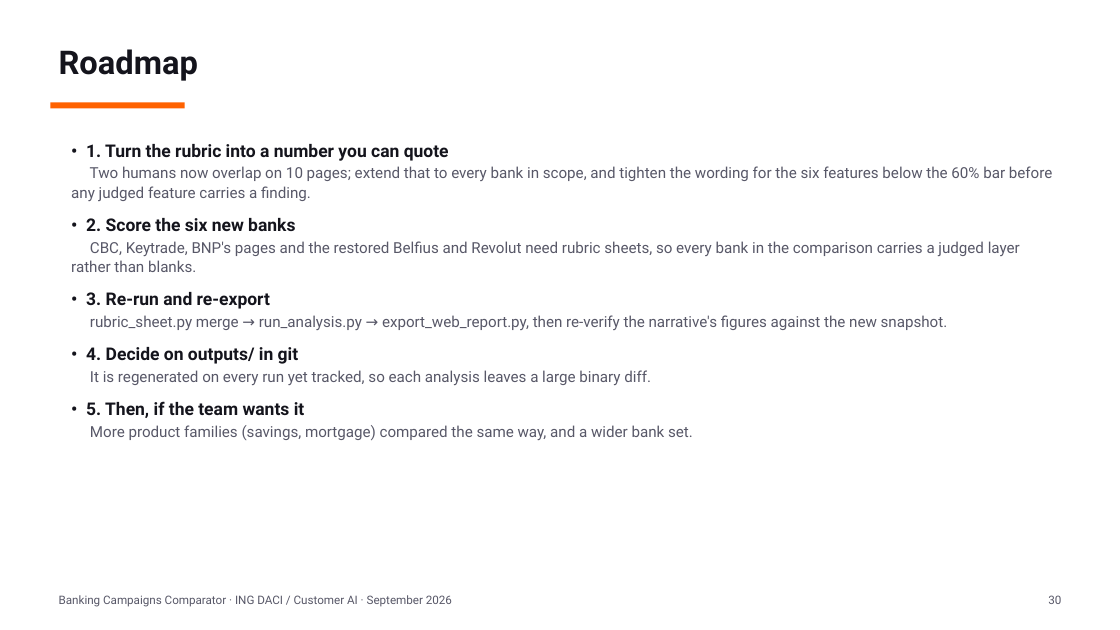
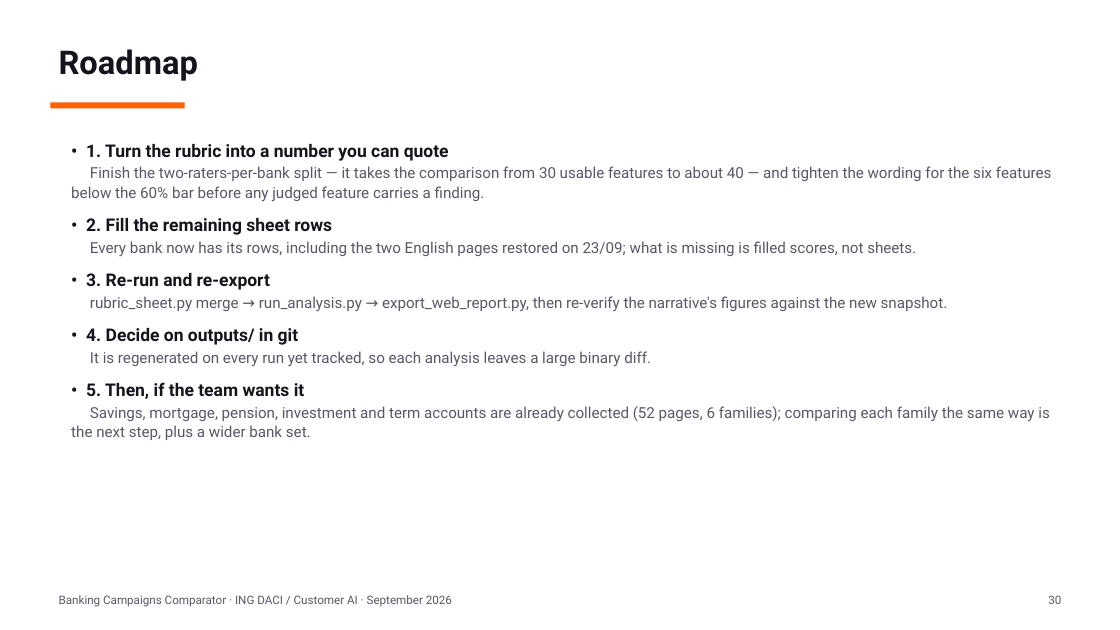
Before and after one commit to Siegried81/ing-usecase, a slide deck: slide 30 of docs/Banking_Campaigns_Comparator.pptx. Drawn at 1120x630 pixels with LibreOffice and Linux fonts; fonts in the diff are those of the drawing. Boxes give left, top, right and bottom in pixels: in the first picture for what was removed or moved away, otherwise in the second. Text is boxed around its words. In the diff, an @@ line names an element or a change of style, - is before the commit and + after.

```diff
--- a/docs/Banking_Campaigns_Comparator.pptx
+++ b/docs/Banking_Campaigns_Comparator.pptx
@@ text at [71,166,1051,256]: text changed @@
-Two humans now overlap on 10 pages; extend that to every bank in scope, and tighten the wording for the six features below the 60% bar before any judged feature carries a finding.
-• 2. Score the six new banks
-CBC, Keytrade, BNP's pages and the restored Belfius and Revolut need rubric sheets, so every bank in the comparison carries a judged layer rather than blanks.
+Finish the two-raters-per-bank split — it takes the comparison from 30 usable features to about 40 — and tighten the wording for the six features below the 60% bar before any judged feature carries a finding.
+• 2. Fill the remaining sheet rows
+Every bank now has its rows, including the two English pages restored on 23/09; what is missing is filled scores, not sheets.
@@ text at [71,406,1050,440]: text changed @@
-More product families (savings, mortgage) compared the same way, and a wider bank set.
+Savings, mortgage, pension, investment and term accounts are already collected (52 pages, 6 families); comparing each family the same way is the next step, plus a wider bank set.
```
Also in this commit, not shown: 8 other slides changed.
